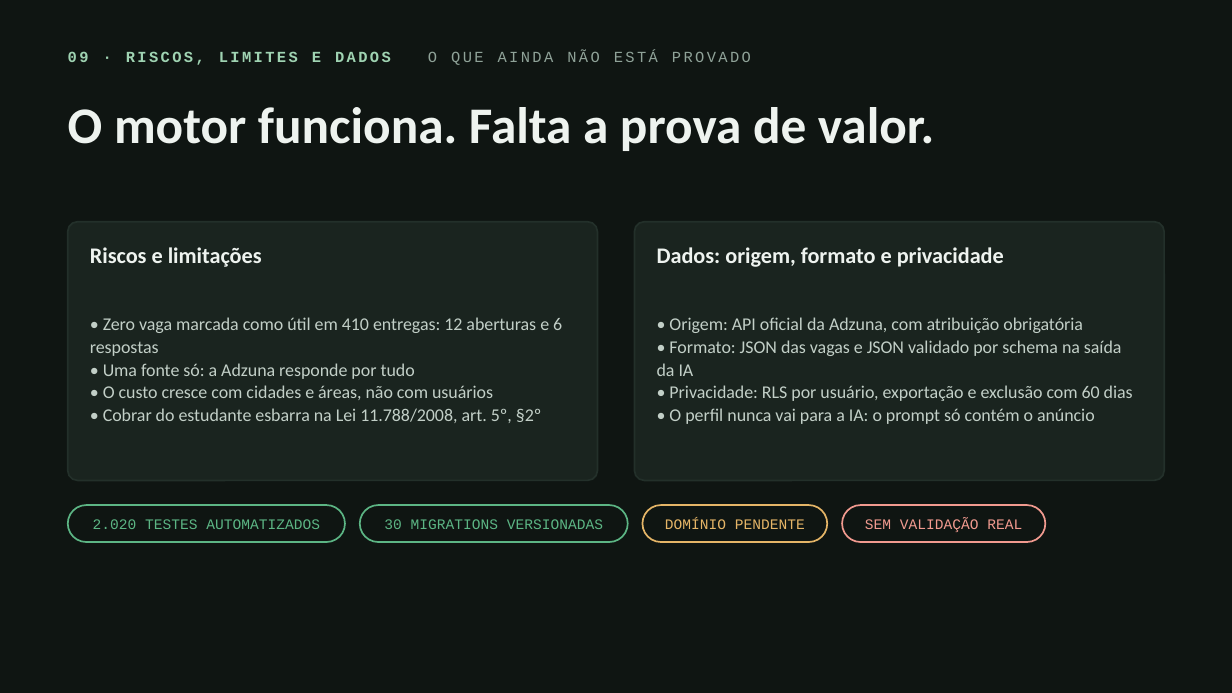
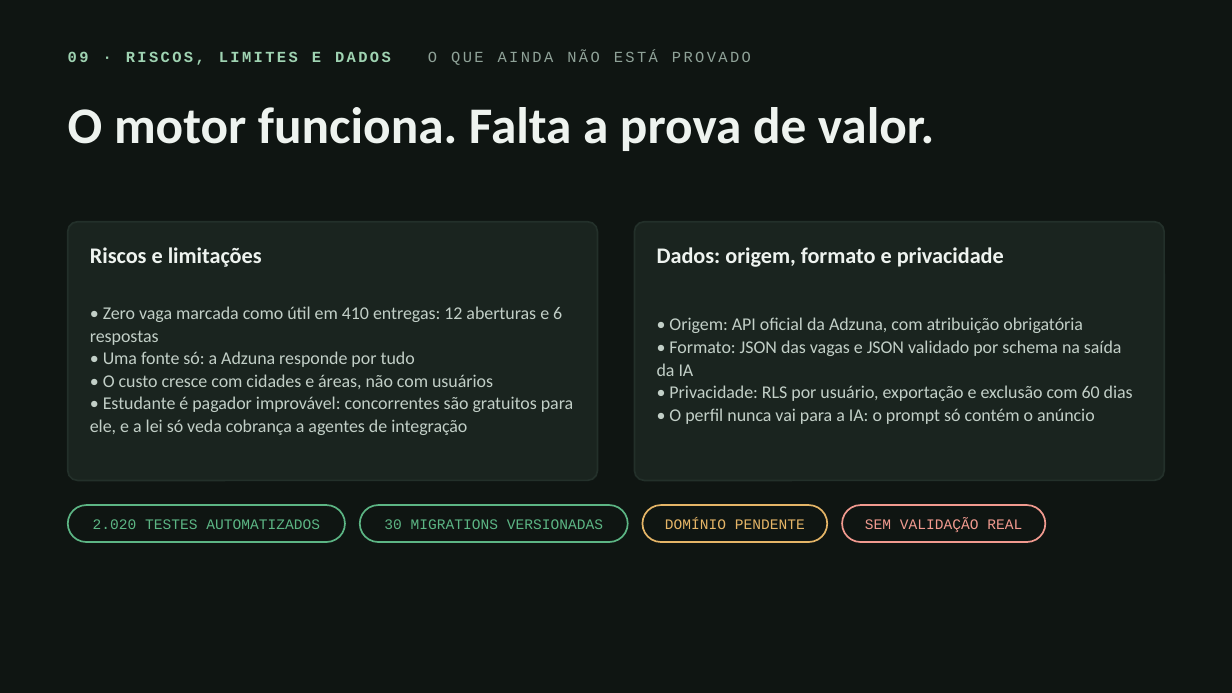
Before and after one commit to RadarEstagio/RadarEstagio, a slide deck: slide 9 of apresentacao/radar-de-estagio-pit.pptx. Drawn at 1232x693 pixels with LibreOffice and Linux fonts; fonts in the diff are those of the drawing. Boxes give left, top, right and bottom in pixels: in the first picture for what was removed or moved away, otherwise in the second. Text is boxed around its words. In the diff, an @@ line names an element or a change of style, - is before the commit and + after.

Commit message:
docs(apresentacao): corrige a leitura da Lei do Estágio no slide de riscos
O deck dizia que cobrar do estudante esbarra no art. 5º, §2º da Lei 11.788/2008. Lendo o artigo inteiro, a vedação se dirige aos agentes de integração, contratados por instituições de ensino ou partes cedentes mediante instrumento jurídico apropriado. O Radar não é um, então a lei não alcança nosso usuário: o que desaconselha cobrar dele é o mercado, com CIEE, Nube e alertas de portais gratuitos.

```diff
--- a/apresentacao/radar-de-estagio-pit.pptx
+++ b/apresentacao/radar-de-estagio-pit.pptx
@@ text at <box>90,396,573,435</box>: text changed @@
-• Cobrar do estudante esbarra na Lei 11.788/2008, art. 5º, §2º
+• Estudante é pagador improvável: concorrentes são gratuitos para ele, e a lei só veda cobrança a agentes de integração
```
Also in this commit, not shown: 2 other files.
